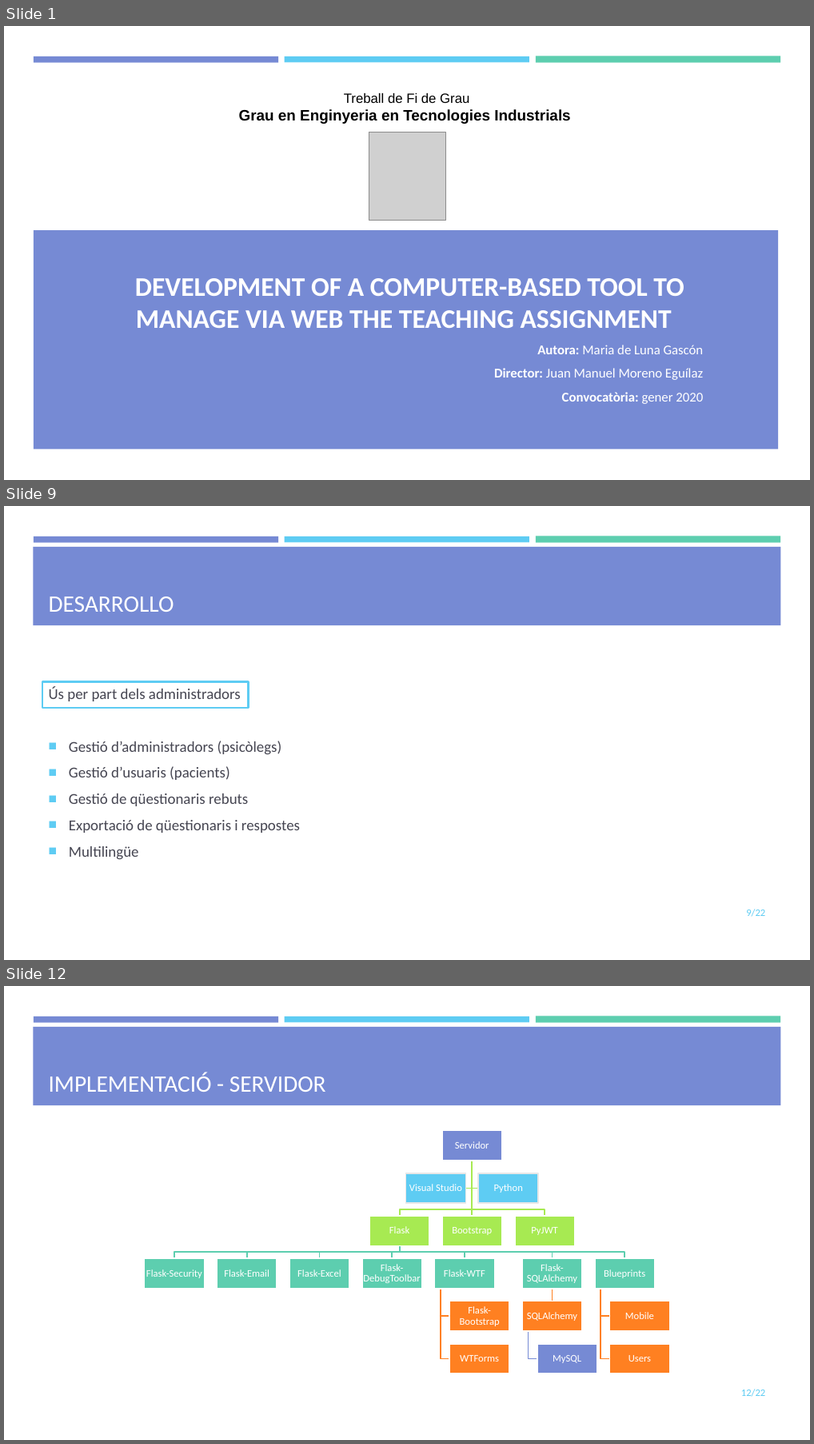
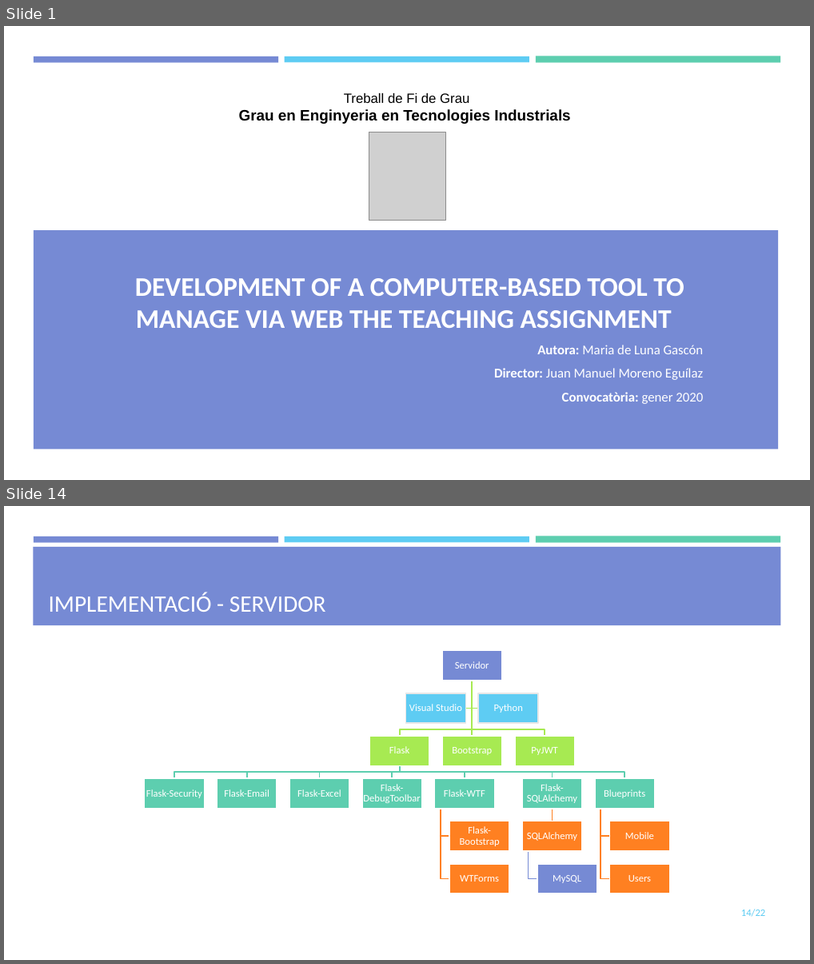
Before and after one commit to mdlunag/tfg, a slide deck: tfg_presentacio.pptx. Shown one above the other, each under a label of ours: slides 1, 9 and 12 before the commit, slides 1 and 14 after it; the slides between them are not shown. The pictures are 814x1444 and 814x964 pixels, drawn with LibreOffice and Linux fonts; fonts in the diff are those of the drawing; grey boxes stand for pictures. Boxes give left, top, right and bottom in pixels: in the first picture for what was removed or moved away, otherwise in the second. Text is boxed around its words. In the diff, an @@ line names an element or a change of style, - is before the commit and + after.

```diff
--- a/tfg_presentacio.pptx
+++ b/tfg_presentacio.pptx
@@ slide 9 removed at bbox=[4, 506, 810, 960], background #FFFFFF; not listed: 4 template elements that a slide beside it also shows @@
@@ title removed at bbox=[49, 596, 174, 612] @@
-DESARROLLO
@@ rectangle removed at bbox=[42, 681, 249, 708] @@
@@ text removed at bbox=[49, 687, 300, 860] @@
-Ús per part dels administradors
-■ Gestió d’administradors (psicòlegs)
-■ Gestió d’usuaris (pacients)
-■ Gestió de qüestionaris rebuts
-■ Exportació de qüestionaris i respostes
-■ Multilingüe
@@ page number removed at bbox=[746, 908, 766, 916] @@
-9/22
@@ what was slide 12 is now slide 14 @@
@@ page number at bbox=[742, 908, 766, 916]: text changed @@
-12/22
+14/22
```
Also in this commit, not shown: 4 slides changed, 9 slides added, 6 other slides removed, 2 other files.
